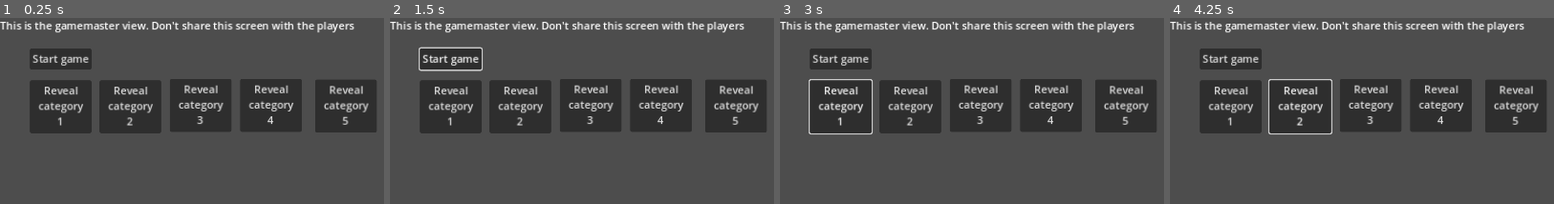
Above: before the commit, frames 1-4 (left to right).
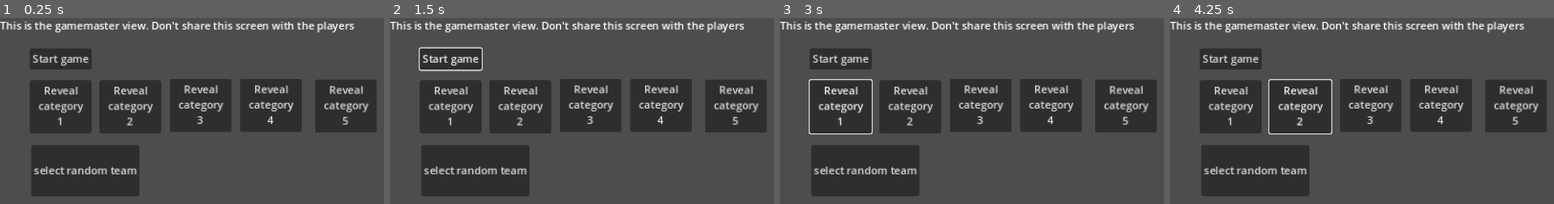
Above: after the commit, the same moments.

Repository: karel1980/jeopardy
Game: Godot game, scene res://main.tscn
The game is run twice, just before and just after one commit, with the same random seed, the same clock (stepped at 60 frames per second) and the same inputs.
Inputs (mouse positions are in pixels of both pictures, inside the frame that each line leads up to):
- Up to frame 1 (0.25 s): no input
- Up to frame 2 (1.5 s): click (474, 170) at 0.5 s, where only the run after the commit has a clickable "select random team"; click "Start game" at 1.25 s
- Up to frame 3 (3 s): click "Start game" at 2 s; click "Reveal category 1" at 2.75 s
- Up to frame 4 (4.25 s): click "Reveal category 2" at 3.5 s

The runs differ from the first frame. In frame 1, 7.3% of the frame differs, in the area x 8-37%, y 68-96%; in frame 2, 7.3%; in frame 3, 7.3%; in frame 4, 7.3%.
Error in both runs: Cannot call method 'get_as_text' on a null value. (res://main.gd:6)

Commit message:
Randomly select a team + animation
This is useful when starting the game

Diff:
--- a/frontend/main.gd
+++ b/frontend/main.gd
@@ -31,3 +31,7 @@
 
 func on_reveal_category_pressed(cat_idx: int) -> void:
 	playerview.reveal_category(cat_idx)
+
+
+func on_random_team_pressed() -> void:
+	playerview.select_random_team()
--- a/frontend/main.tscn
+++ b/frontend/main.tscn
@@ -63,9 +63,17 @@
 category
 5"
 
+[node name="random_team" type="Button" parent="."]
+offset_left = 47.0
+offset_top = 192.0
+offset_right = 140.0
+offset_bottom = 269.0
+text = "select random team"
+
 [connection signal="pressed" from="start game" to="." method="_on_start_game_pressed"]
 [connection signal="pressed" from="reveal_cat_0" to="." method="on_reveal_category_pressed" binds= [0]]
 [connection signal="pressed" from="reveal_cat_1" to="." method="on_reveal_category_pressed" binds= [1]]
 [connection signal="pressed" from="reveal_cat_2" to="." method="on_reveal_category_pressed" binds= [2]]
 [connection signal="pressed" from="reveal_cat_3" to="." method="on_reveal_category_pressed" binds= [3]]
 [connection signal="pressed" from="reveal_cat_4" to="." method="on_reveal_category_pressed" binds= [4]]
+[connection signal="pressed" from="random_team" to="." method="on_random_team_pressed"]
--- a/frontend/playerview.gd
+++ b/frontend/playerview.gd
@@ -159,3 +159,6 @@
 func update_score(team_idx, score):
 	scores[team_idx] += score
 	get_node('scoreboard/team 1 score').text = "{score}".format({"score": scores[team_idx]})
+
+func select_random_team():
+	scoreboard.select_random_team()
--- a/frontend/scoreboard.gd
+++ b/frontend/scoreboard.gd
@@ -4,7 +4,48 @@
 var data
 var teams
 
+var current_team = -1
+var highlight_none = Color(1, 1, 1, 1)
+var highlight_color = Color(1, 1, 0.5, 1)
+
 @onready var widgets = [ $"team 1/name", $"team 2/name", $"team 3/name" ]
+
+func select_random_team():
+	current_team = randi_range(0, 2)
+	print("randomly chosen team: ", current_team)
+
+	var t = create_tween()
+
+	if current_team == -1: # nobody selected, just highlight team 0
+		t.tween_property(widgets[0], "modulate", highlight_none, 0.2)
+	elif current_team == 0: # 0 already selected
+		pass
+	else:
+		t.tween_property(widgets[current_team], "modulate", highlight_none, 0.2)
+		t.parallel().tween_property(widgets[0], "modulate", highlight_color, 0.2)
+
+	# TODO: play 'bloop bloop' sound
+	for i in range(3):
+		t.tween_property(widgets[0], "modulate", highlight_none, 0.2)
+		t.parallel().tween_property(widgets[1], "modulate", highlight_color, 0.2)
+
+		t.tween_property(widgets[1], "modulate", highlight_none, 0.2)
+		t.parallel().tween_property(widgets[2], "modulate", highlight_color, 0.2)
+
+		t.tween_property(widgets[2], "modulate", highlight_none, 0.2)
+		t.parallel().tween_property(widgets[0], "modulate", highlight_color, 0.2)
+
+	# after 10 iterations team 0 is highlighted
+	# we must modulate a bit more until we hit the selected team
+
+	if current_team > 0:
+		t.tween_property(widgets[0], "modulate", highlight_none, 0.2)
+		t.parallel().tween_property(widgets[1], "modulate", highlight_color, 0.2)
+
+	if current_team > 1:
+		t.tween_property(widgets[1], "modulate", highlight_none, 0.2)
+		t.parallel().tween_property(widgets[2], "modulate", highlight_color, 0.2)
+
 
 func _ready() -> void:
 	pass
@@ -18,15 +59,11 @@
 
 	for i in range(3):
 		widgets[i].text = teams[i]
-	set_current_team(0)
 
 func set_current_team(team_idx):
-	var default_team = StyleBoxFlat.new()
-	var active_team = StyleBoxFlat.new()
-	active_team.bg_color = Color(.4,.4,1)
-
-	for w in range(len(widgets)):
-		if w == team_idx:
-			widgets[w].add_theme_stylebox_override("normal", active_team)
-		else:
-			widgets[w].add_theme_stylebox_override("normal", default_team)
+	# TODO: add some code to avoid running 2 tweens in parallel (basically disable the button until done)
+	var t = create_tween()
+	if team_idx != current_team:
+		t.tween_property(widgets[current_team], "modulate", highlight_none, 0.2)
+		current_team = team_idx
+		t.tween_property(widgets[team_idx], "modulate", highlight_color, 0.2)
--- a/frontend/scoreboard.tscn
+++ b/frontend/scoreboard.tscn
@@ -1,6 +1,9 @@
-[gd_scene load_steps=2 format=3 uid="uid://oqn6pb732n5a"]
+[gd_scene load_steps=3 format=3 uid="uid://oqn6pb732n5a"]
 
 [ext_resource type="Script" path="res://scoreboard.gd" id="1_7f0bc"]
+
+[sub_resource type="StyleBoxFlat" id="StyleBoxFlat_v4bp6"]
+bg_color = Color(0.790723, 0.64075, 0.972566, 1)
 
 [node name="scoreboard" type="HBoxContainer"]
 alignment = 1
@@ -15,6 +18,7 @@
 layout_mode = 2
 size_flags_vertical = 6
 theme_override_font_sizes/font_size = 24
+theme_override_styles/normal = SubResource("StyleBoxFlat_v4bp6")
 text = "team"
 horizontal_alignment = 1
 vertical_alignment = 1
@@ -41,6 +45,7 @@
 layout_mode = 2
 size_flags_vertical = 6
 theme_override_font_sizes/font_size = 24
+theme_override_styles/normal = SubResource("StyleBoxFlat_v4bp6")
 text = "team"
 horizontal_alignment = 1
 vertical_alignment = 1
@@ -67,6 +72,7 @@
 layout_mode = 2
 size_flags_vertical = 6
 theme_override_font_sizes/font_size = 24
+theme_override_styles/normal = SubResource("StyleBoxFlat_v4bp6")
 text = "team"
 horizontal_alignment = 1
 vertical_alignment = 1
